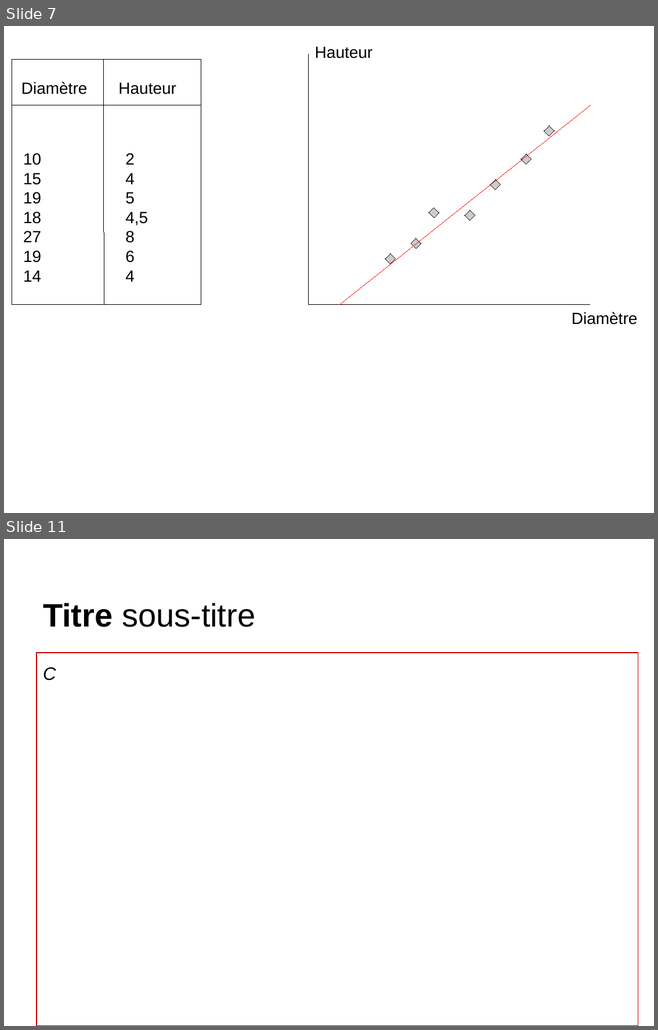
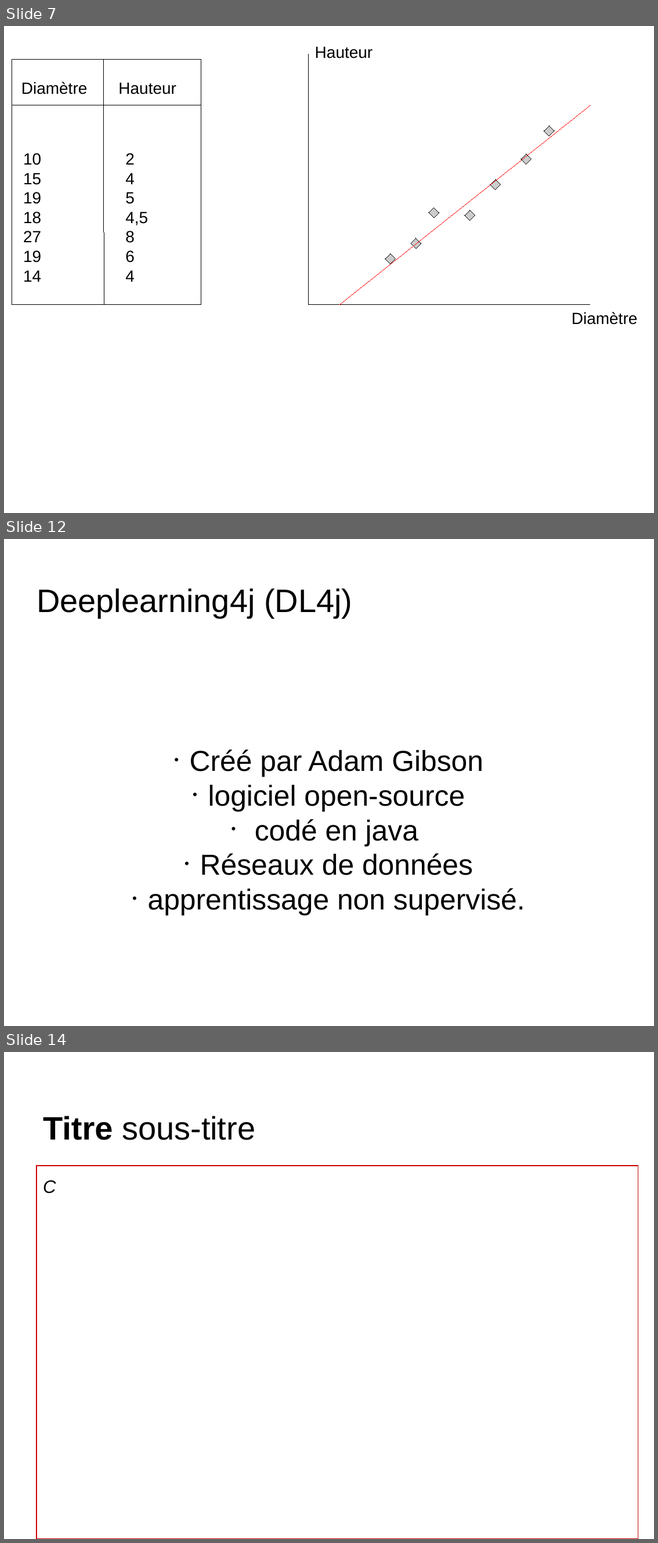
Before and after one commit to chihebguelmami2017/GL_DL, a slide deck: PresentationTemplatef.odp. Shown one above the other, each under a label of ours: slides 7 and 11 before the commit, slides 7, 12 and 14 after it; the slides between them are not shown. The pictures are 658x1030 and 658x1543 pixels, drawn with LibreOffice and Linux fonts; fonts in the diff are those of the drawing. Boxes give left, top, right and bottom in pixels: in the first picture for what was removed or moved away, otherwise in the second. Text is boxed around its words. In the diff, an @@ line names an element or a change of style, - is before the commit and + after.

```diff
--- a/PresentationTemplatef.odp
+++ b/PresentationTemplatef.odp
@@ slide 12 added at (x1=4, y1=539, x2=654, y2=1026), background #FFFFFF @@
@@ title added at (x1=36, y1=588, x2=352, y2=617), 36 pt, text #000000 @@
+Deeplearning4j (DL4j)
@@ subtitle added at (x1=148, y1=750, x2=525, y2=916), 32 pt, text #000000 @@
+• Créé par Adam Gibson
+• logiciel open-source
+• codé en java
+• Réseaux de données
+• apprentissage non supervisé.
@@ what was slide 11 is now slide 14 @@
```
Also in this commit, not shown: 5 other slides added, 3 slides removed.
